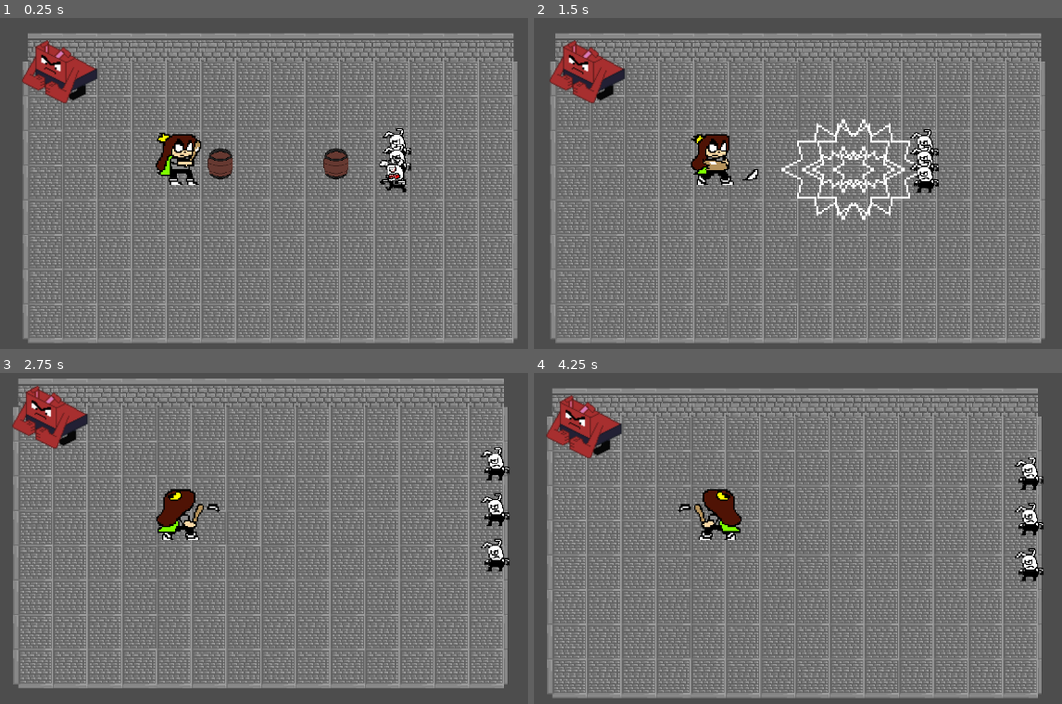
Above: before the commit, frames 1-4 (two rows, left to right).
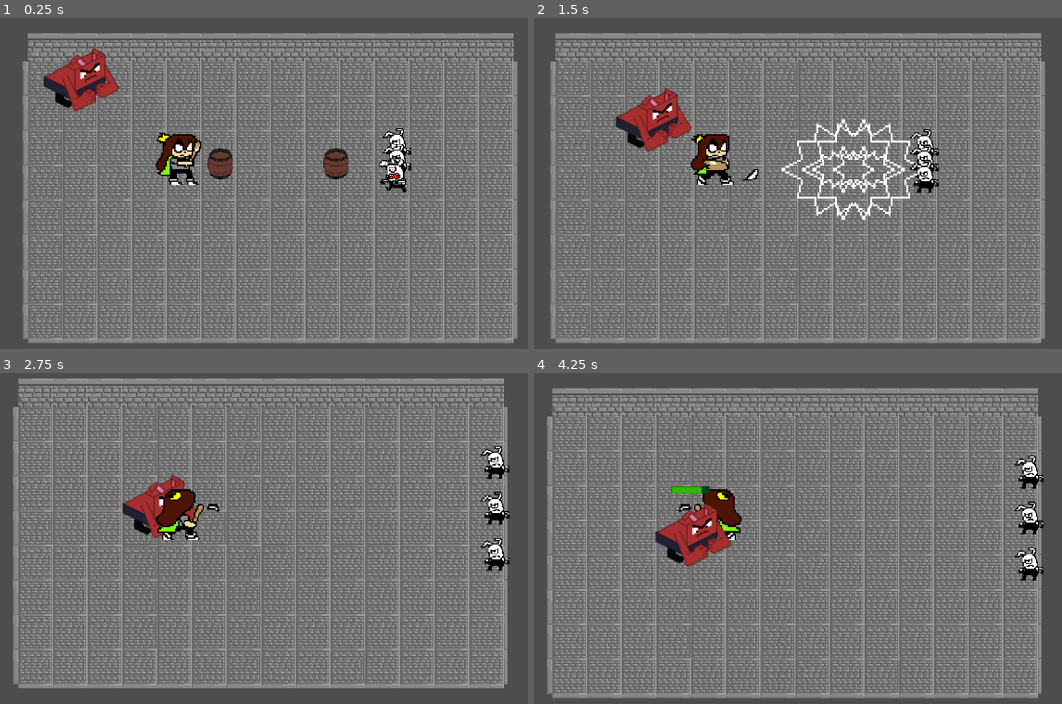
Above: after the commit, the same moments.

Repository: Megameca04/Proyecto_Cuki
Game: Godot game, scene res://Pruebas.tscn
The game is run twice, just before and just after one commit, with the same random seed, the same clock (stepped at 60 frames per second) and the same inputs.
Inputs:
- Up to frame 1 (0.25 s): no input
- Up to frame 2 (1.5 s): hold Right (ui_right) 0.53-1.28 s; hold Z (Atacar) 0.53-1.28 s; hold Down (ui_down) from 1.28 s (still down); tap X (Dash) at 1.35 s
- Up to frame 3 (2.75 s): release Down (ui_down) at 2.03 s; hold Right (ui_right) from 2.03 s (still down); hold Z (Atacar) from 2.03 s (still down)
- Up to frame 4 (4.25 s): release Right (ui_right) at 2.78 s; release Z (Atacar) at 2.78 s; hold Up (ui_up) 2.78-3.53 s; tap X (Dash) at 2.85 s; hold Left (ui_left) from 3.53 s (still down); hold Z (Atacar) from 3.53 s (still down)

The runs differ from the first frame. In frame 1, 2.1% of the frame differs, in the area x 4-23%, y 6-29%; in frame 2, 3.2%; in frame 3, 3.1%; in frame 4, 3.9%, in the area x 2-97%, y 6-64%.

Commit message:
Blonk generates an explosion when Cuki is near, but without stop moving and without being in Sync with animation

Diff:
--- a/Cuki-Clash of the Kuins/Entidades/Explosion.tscn
+++ b/Cuki-Clash of the Kuins/Entidades/Explosion.tscn
@@ -44,7 +44,7 @@
 "Explosion": SubResource("Animation_e1wqx")
 }
 
-[node name="Area2D" type="Area2D" groups=["expl_attack"]]
+[node name="Area2D" type="Area2D"]
 texture_filter = 1
 scale = Vector2(2, 2)
 script = ExtResource("1_yv1yo")
--- a/Cuki-Clash of the Kuins/Entidades/blonk.tscn
+++ b/Cuki-Clash of the Kuins/Entidades/blonk.tscn
@@ -8,8 +8,18 @@
 [sub_resource type="CircleShape2D" id="CircleShape2D_ycrju"]
 radius = 8.0
 
+[sub_resource type="Animation" id="Animation_0xq8l"]
+resource_name = "Moving"
+
+[sub_resource type="AnimationLibrary" id="AnimationLibrary_g0jmw"]
+_data = {
+"Moving": SubResource("Animation_0xq8l")
+}
+
 [sub_resource type="CircleShape2D" id="CircleShape2D_r1kvj"]
 radius = 139.014
+
+[sub_resource type="CircleShape2D" id="CircleShape2D_dq2lq"]
 
 [sub_resource type="CircleShape2D" id="CircleShape2D_m80cn"]
 radius = 9.0
@@ -48,12 +58,24 @@
 shape = SubResource("CircleShape2D_ycrju")
 
 [node name="AnimationPlayer" type="AnimationPlayer" parent="."]
+libraries = {
+"": SubResource("AnimationLibrary_g0jmw")
+}
 
 [node name="VisionField" type="Area2D" parent="."]
+position = Vector2(8, 8)
+scale = Vector2(1.04, 1)
 collision_layer = 2
 
 [node name="CollisionShape2D" type="CollisionShape2D" parent="VisionField"]
 shape = SubResource("CircleShape2D_r1kvj")
+
+[node name="AttackArea" type="Area2D" parent="."]
+position = Vector2(8, 8)
+scale = Vector2(10.9498, 10.5672)
+
+[node name="CollisionShape2D" type="CollisionShape2D" parent="AttackArea"]
+shape = SubResource("CircleShape2D_dq2lq")
 
 [node name="Hitbox" type="Area2D" parent="."]
 position = Vector2(8, 8)
@@ -80,4 +102,5 @@
 
 [connection signal="body_entered" from="VisionField" to="." method="_on_vision_field_body_entered"]
 [connection signal="body_exited" from="VisionField" to="." method="_on_vision_field_body_exited"]
+[connection signal="body_entered" from="AttackArea" to="." method="_on_attack_area_body_entered"]
 [connection signal="area_entered" from="Hitbox" to="." method="_on_hitbox_area_entered"]
--- a/Cuki-Clash of the Kuins/Scripts/Barril_b.gd
+++ b/Cuki-Clash of the Kuins/Scripts/Barril_b.gd
@@ -31,6 +31,7 @@
 
 func blow_up():
 	var expl = EXPL.instantiate()
+	expl.add_to_group("expl_attack")
 	expl.global_position = self.global_position
 	call_deferred("add_sibling",expl)
 	queue_free()
--- a/Cuki-Clash of the Kuins/Scripts/Blonk.gd
+++ b/Cuki-Clash of the Kuins/Scripts/Blonk.gd
@@ -1,7 +1,10 @@
 extends CharacterBody2D
 
+enum BlonkState { Patrol, Attacking, Resting }
 var Cuki = null
+var state = BlonkState.Patrol
 var movement = Vector2()
+const ATTACK = preload("res://Entidades/Explosion.tscn")
 @onready var health = $Salud
 @onready var health_bar = $ProgressBar
 @onready var hide_timer = $Hide_timer
@@ -24,13 +27,21 @@
 
 func blonkMovement():
 	movement = Vector2.ZERO
-	if Cuki != null:
+	if Cuki != null && state == BlonkState.Patrol:
 		movement = position.direction_to(Cuki.position)
 	else:
 		movement = Vector2.ZERO
 	set_velocity(movement * blonkSpeed)
 	move_and_slide()
 	movement = velocity
+
+func animations():
+	if movement.x <= 1: #dirección a la que mira
+		$Sprite2D.scale.x = -1
+		$CollisionShape2D.scale.x = -1
+	elif movement.x >= -1:
+		$Sprite2D.scale.x = 1
+		$CollisionShape2D.scale.x = 1
 
 func defeat():
 	self.queue_free()
@@ -54,10 +65,9 @@
 		hide_timer.start() #cuando se desactiva la salud
 		health.current -= 2
 
-func animations():
-	if movement.x <= 1: #dirección a la que mira
-		$Sprite2D.scale.x = -1
-		$CollisionShape2D.scale.x = -1
-	elif movement.x >= -1:
-		$Sprite2D.scale.x = 1
-		$CollisionShape2D.scale.x = 1
+func _on_attack_area_body_entered(body):
+	if body.get_name() == "Cuki":
+		var atk = ATTACK.instantiate()
+		atk.add_to_group("expl_blonk")
+		atk.global_position = self.global_position
+		call_deferred("add_sibling",atk)
--- a/Cuki-Clash of the Kuins/Scripts/Cuki.gd
+++ b/Cuki-Clash of the Kuins/Scripts/Cuki.gd
@@ -113,7 +113,7 @@
 	in_knockback = false
 
 func _on_hitbox_area_entered(area):
-	if area.is_in_group("expl_attack"):
+	if area.is_in_group("expl_attack") || area.is_in_group("expl_blonk"):
 		knockback -= 750*Vector2(cos(get_angle_to(area.position)),sin(get_angle_to(area.position)))
 		$Knockback_timer.start() #activa el temporizador del knocback
 		$Health_bar.show() #mostrar salud
Not shown: 2 places in Cuki-Clash of the Kuins/Entidades/Cuki.tscn that only renumber resources
Not shown: 2 places in Cuki-Clash of the Kuins/Entidades/Rabion.tscn that only renumber resources
Not shown: 3 places in Cuki-Clash of the Kuins/Entidades/blonk.tscn that only renumber resources
